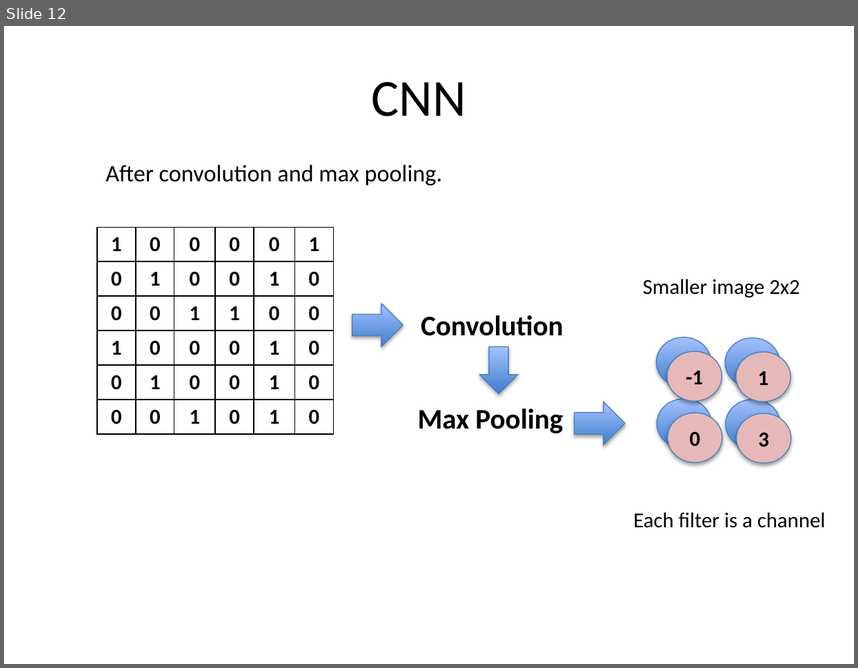
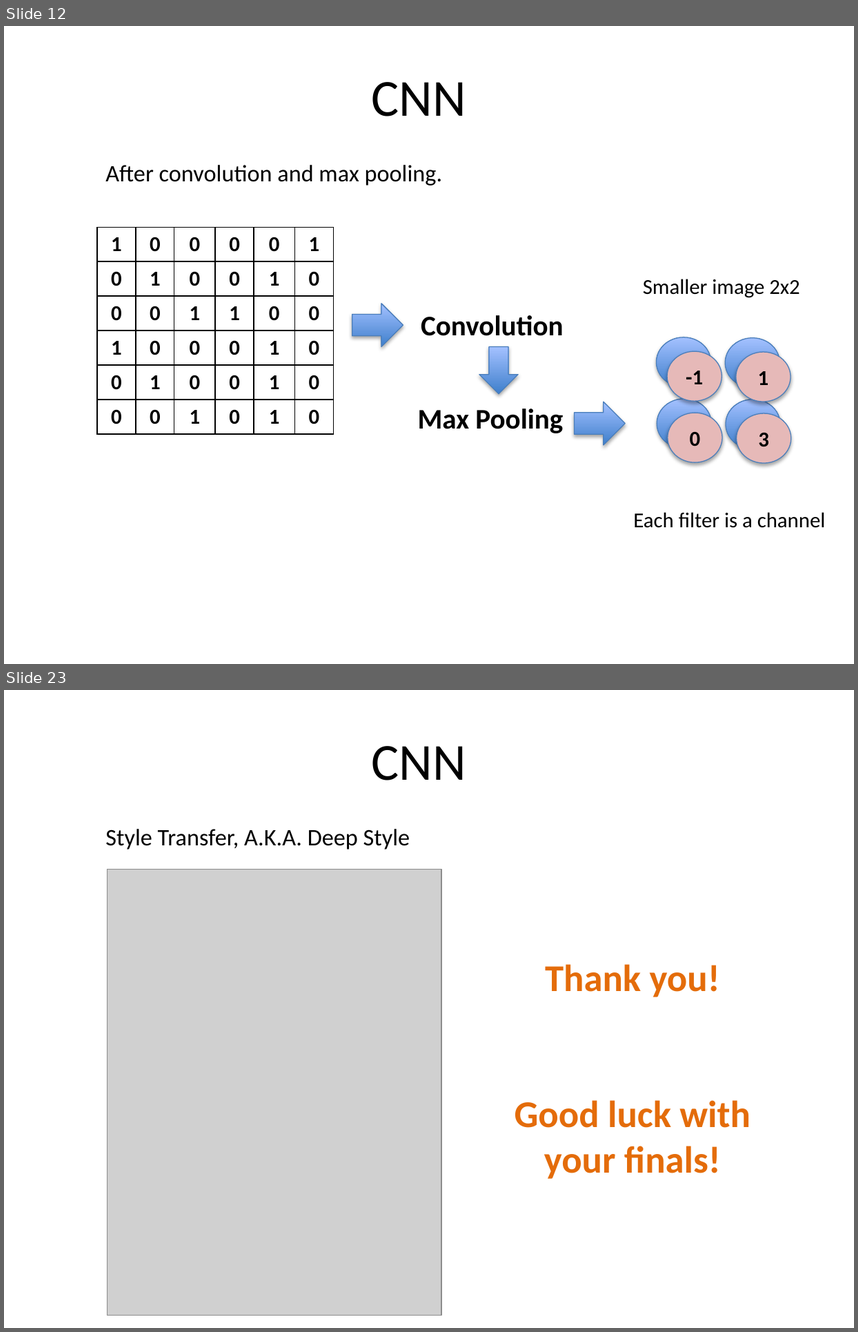
Before and after one commit to haozhestat/DeepLearning-Tensorflow, a slide deck: presentation.pptx. Shown one above the other, each under a label of ours: slide 12 before the commit, slides 12 and 23 after it; the slides between them are not shown. The pictures are 858x668 and 858x1332 pixels, drawn with LibreOffice and Linux fonts; fonts in the diff are those of the drawing; grey boxes stand for pictures. Boxes give left, top, right and bottom in pixels: in the first picture for what was removed or moved away, otherwise in the second. Text is boxed around its words. In the diff, an @@ line names an element or a change of style, - is before the commit and + after.

```diff
--- a/presentation.pptx
+++ b/presentation.pptx
@@ slide 23 added at (x1=4, y1=690, x2=854, y2=1328), background #FFFFFF @@
@@ title added at (x1=372, y1=746, x2=466, y2=780), 44 pt, text #000000 @@
+CNN
@@ subtitle added at (x1=105, y1=829, x2=410, y2=849), 20 pt, text #000000 @@
+Style Transfer, A.K.A. Deep Style
@@ picture added at (x1=107, y1=869, x2=441, y2=1315) @@
@@ text added at (x1=515, y1=964, x2=751, y2=1179), 32 pt, text #E46C0A, bold @@
+Thank you!
+Good luck with your finals!
```
Also in this commit, not shown: 1 slide changed, 10 other slides added, 1 slide removed.
